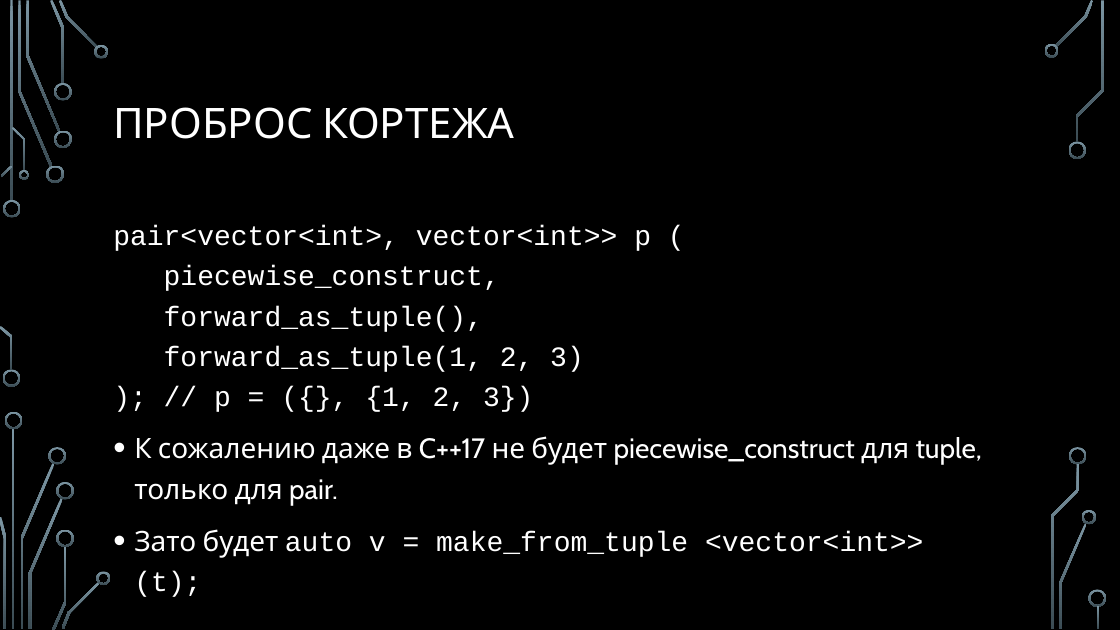
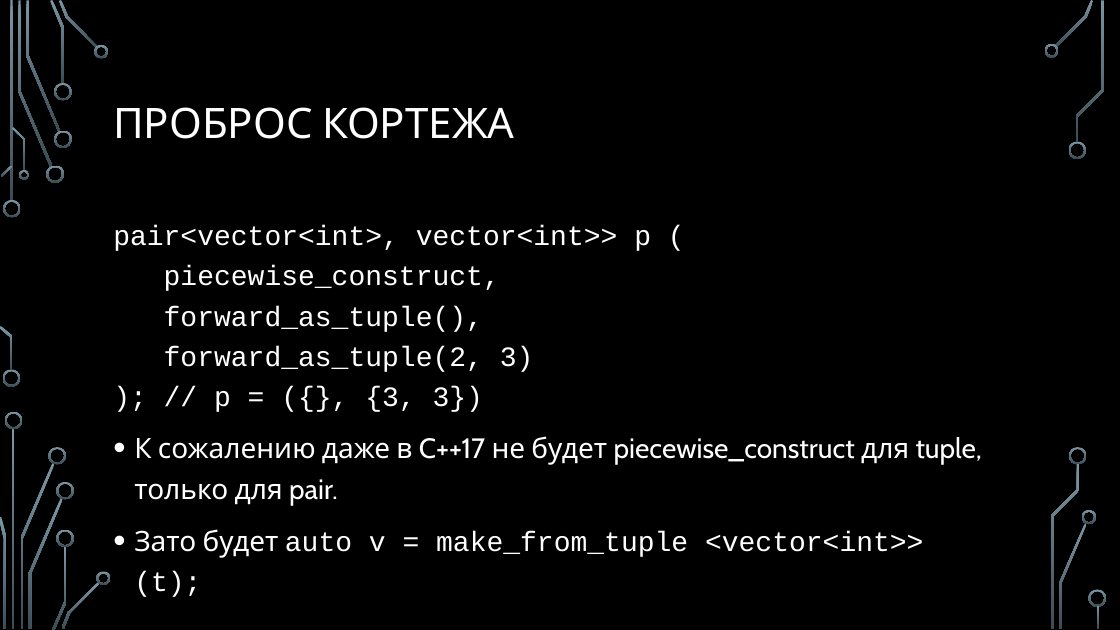
Before and after one commit to MIPT-ILab/cpp-lects-rus, a slide deck: slide 59 of slides/lec2-6-variadics.pptx (slide 50 before the commit). Drawn at 1120x630 pixels with LibreOffice and Linux fonts; fonts in the diff are those of the drawing; background and template pictures are left out. Boxes give left, top, right and bottom in pixels: in the first picture for what was removed or moved away, otherwise in the second. Text is boxed around its words. In the diff, an @@ line names an element or a change of style, - is before the commit and + after.

```diff
--- a/slides/lec2-6-variadics.pptx
+++ b/slides/lec2-6-variadics.pptx
@@ text at (113,225,651,412): text changed @@
-pair<vector<int>, vector<int>> p (
-piecewise_construct,
-forward_as_tuple(),
-forward_as_tuple(1, 2, 3)
-); // p = ({}, {1, 2, 3})
+pair<vector<int>, vector<int>> p (
+piecewise_construct,
+forward_as_tuple(),
+forward_as_tuple(2, 3)
+); // p = ({}, {3, 3})
```
Also in this commit, not shown: 13 other slides changed, 15 slides added, 1 slide removed, 14 other files.
